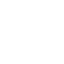
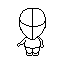
The second 64×64 image is a revision of the first. Changes to its layers:
added layer "Redraw copy #3" above "Redraw" over [left=17, top=8, right=46, bottom=56]
showed "Background" over [left=17, top=8, right=46, bottom=56]
